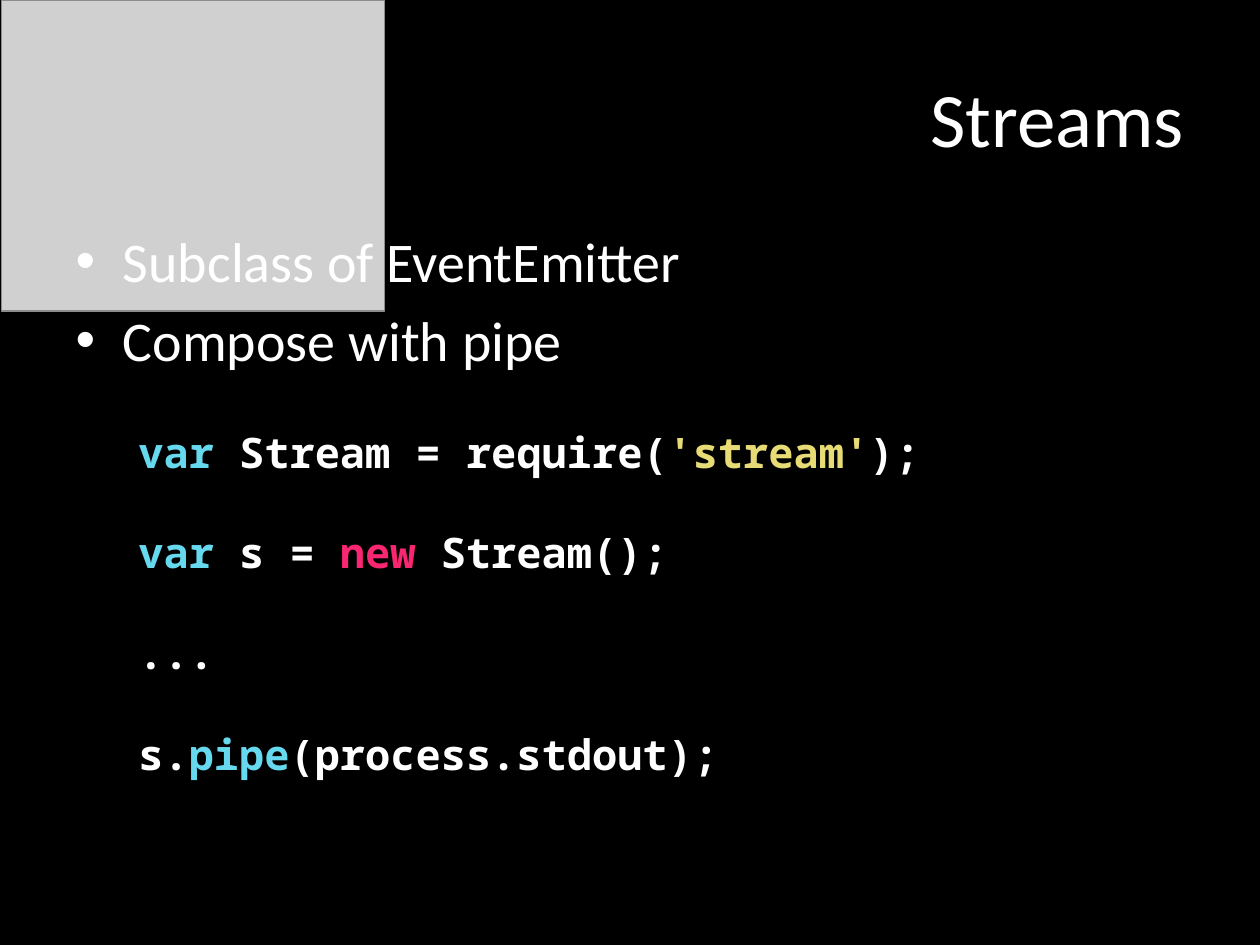
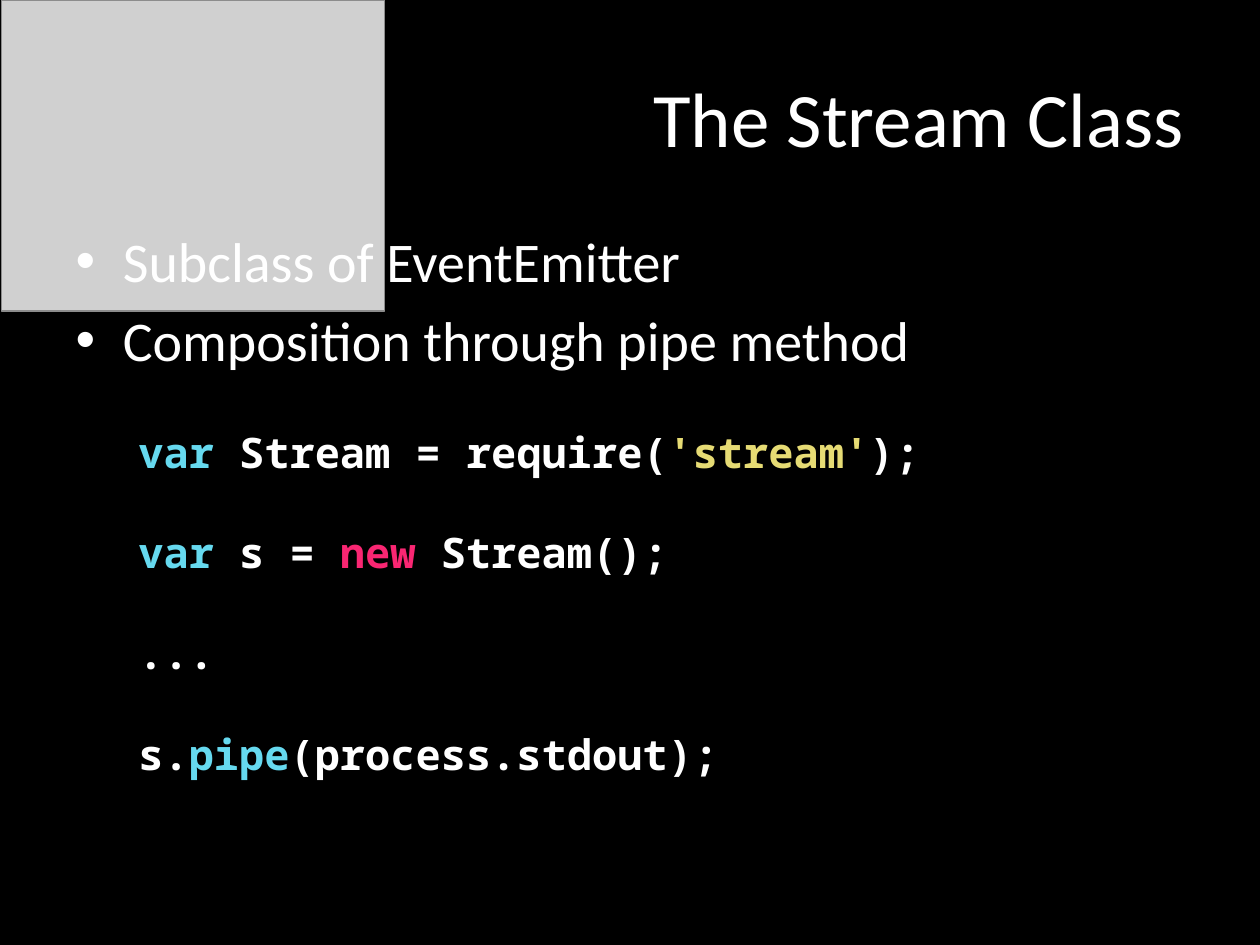
Before and after one commit to mattpodwysocki/SDC2013, a slide deck: slide 14 of SDC2013.pptx. Drawn at 1260x945 pixels with LibreOffice and Linux fonts; fonts in the diff are those of the drawing; grey boxes stand for pictures. Boxes give left, top, right and bottom in pixels: in the first picture for what was removed or moved away, otherwise in the second. Text is boxed around its words. In the diff, an @@ line names an element or a change of style, - is before the commit and + after.

```diff
--- a/SDC2013.pptx
+++ b/SDC2013.pptx
@@ title at (653, 93, 1184, 148): text changed @@
-Streams
+The Stream Class
@@ text at (123, 322, 909, 371): text changed @@
-• Compose with pipe
+• Composition through pipe method
```
Also in this commit, not shown: 4 other slides changed, 1 slide added, 2 slides removed, 10 other files.
